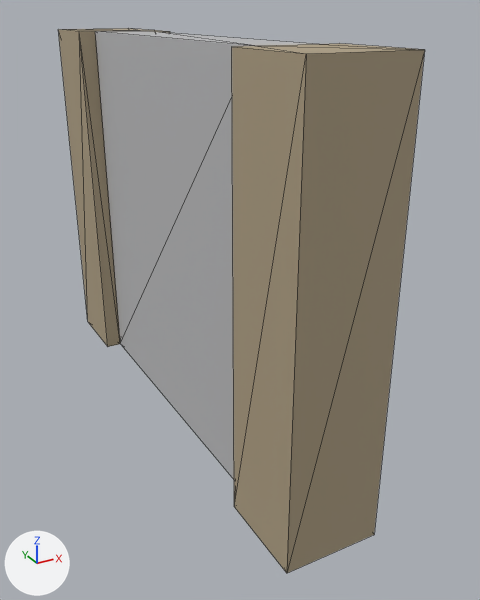
A saved change to the OBJ model assets/models/Wood_Wall_Cross_01.obj.
Rendered twice from a 50 mm lens placed at (-1.52, -3.38, 2.33), pointed at (0.19, -0.26, 0.78). Lighting does not change. The marker at lower left points along +X, +Y and +Z. Mesh edges are drawn as thin lines. Where no turn or scale is listed for an object, it has been applied to the vertices.

Before the edit, the objects in view are built like this:
```python
me_mesh1_wood_wall_cross_model = bpy.data.meshes.new('Mesh1_Wood_Wall_Cross_Model')
me_mesh1_wood_wall_cross_model.from_pydata(...)  # 32 vertices, 74 faces; spans x -0.25..0.25, y -1.5..1.5, z 0.0..2.2
# faces by material slot: [10, 6, 58]
me_mesh1_wood_wall_cross_model.materials.append(mat_dark_stone)  # grey #bbbcbe
me_mesh1_wood_wall_cross_model.materials.append(mat_light_stone)  # light grey #c6c6c8
me_mesh1_wood_wall_cross_model.materials.append(mat_wood)  # beige #af9f83
ob_mesh1_wood_wall_cross_model = bpy.data.objects.new('Mesh1_Wood_Wall_Cross_Model', me_mesh1_wood_wall_cross_model)
ob_mesh1_wood_wall_cross_model.location = (0.0, 0.0, 0.0)
```
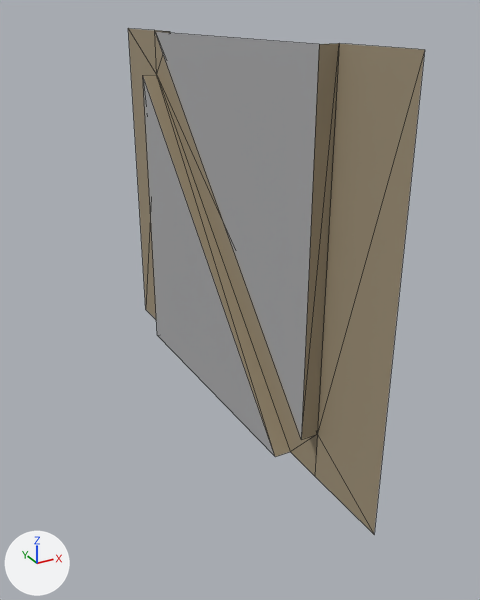
Boxes [x1, y1, x2, y2] around the edits, measured in the pictures (480 x 600 px):
'Mesh1_Wood_Wall_Cross_Model', reshaped (19% narrower, 7% shorter): before [58, 28, 425, 573]; after [128, 28, 425, 534]
part 1 of me_mesh1_wood_wall_cross_model, deleted: before [58, 28, 425, 573]
part 2 of me_mesh1_wood_wall_cross_model, recoloured: after [143, 32, 319, 456]
part 3 of me_mesh1_wood_wall_cross_model, recoloured (brown): after [128, 28, 425, 534]

Diff of the bpy script that builds the scene:
```diff
--- a/assets/models/Wood_Wall_Cross_01.obj.py
+++ b/assets/models/Wood_Wall_Cross_01.obj.py
@@ mat_wood_001 @@
+mat_wood_001 = principled_material('Wood.001')
+mat_wood_001.base_color = (0.341, 0.279, 0.183)  # brown #9e9077
+mat_wood_001.roughness = 0.7
@@ mat_dark_stone_001 @@
+mat_dark_stone_001 = principled_material('Dark_Stone.001')
+mat_dark_stone_001.base_color = (0.4, 0.402, 0.41)  # grey #aaaaac
+mat_dark_stone_001.roughness = 0.7
@@ me_mesh1_wood_wall_cross_model @@
 # used by ob_mesh1_wood_wall_cross_model
-me_mesh1_wood_wall_cross_model.from_pydata(...)  # 32 vertices, 74 faces; spans x -0.25..0.25, y -1.5..1.5, z 0.0..2.2
-me_mesh1_wood_wall_cross_model.materials.append(mat_light_stone)  # light grey #c6c6c8
+me_mesh1_wood_wall_cross_model.from_pydata(...)  # 18 vertices, 20 faces; spans x 0.15..0.25, y -1.5..1.5, z 0.0..2.2
+# me_mesh1_wood_wall_cross_model part 1
+# 14 vertices are removed from x -0.25..0.15, y -1.5..1.5, z 0.0..2.2
+# 54 faces are deleted
+# me_mesh1_wood_wall_cross_model part 2: 2 faces spanning x 0.15, y -1.0..1.0, z 0.0..2.2 switch from mat_dark_stone (grey #bbbcbe) to mat_dark_stone_001 (grey #aaaaab)
+# me_mesh1_wood_wall_cross_model part 3: 18 faces spanning x 0.15..0.25, y -1.5..1.5, z 0.0..2.2 switch from mat_wood (beige #af9f83) to mat_wood_001 (brown #9e9076)
```
